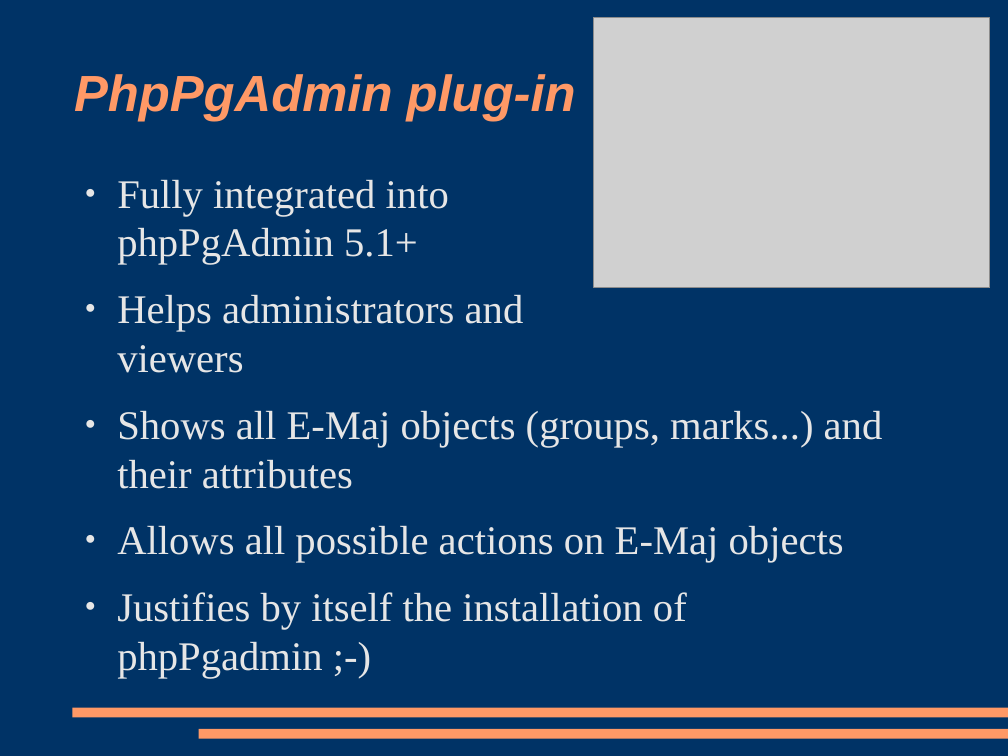
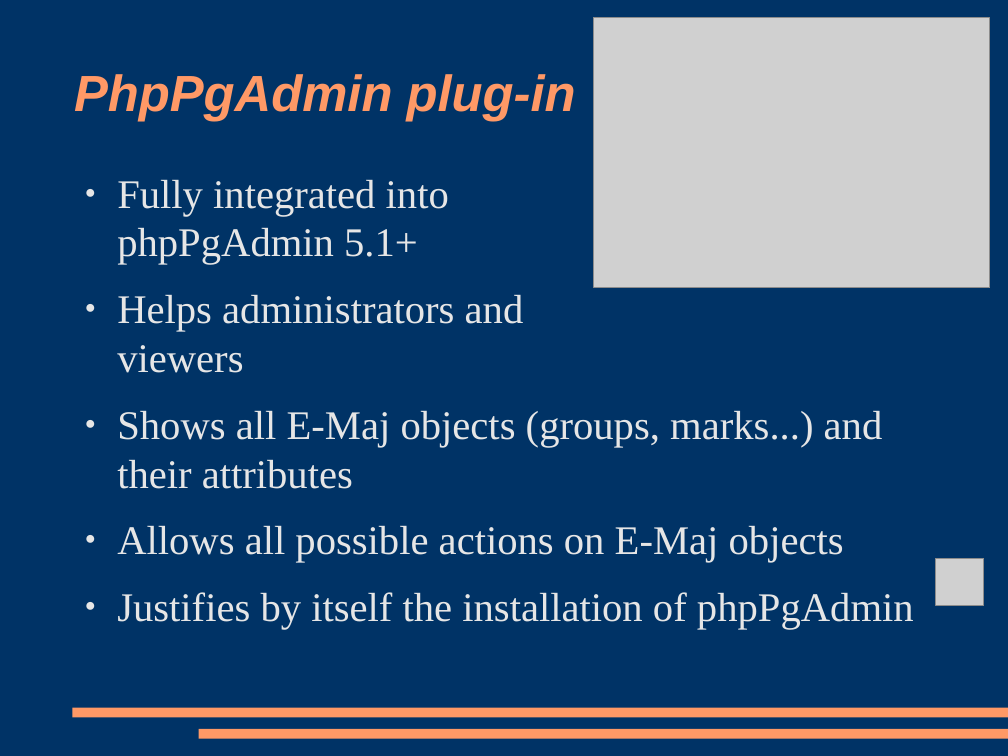
Before and after one commit to beaud76/emaj_doc, a slide deck: slide 32 of Emaj_pres_en.odp. Drawn at 1008x756 pixels with LibreOffice and Linux fonts; fonts in the diff are those of the drawing; grey boxes stand for pictures. Boxes give left, top, right and bottom in pixels: in the first picture for what was removed or moved away, otherwise in the second. Text is boxed around its words. In the diff, an @@ line names an element or a change of style, - is before the commit and + after.

```diff
--- a/Emaj_pres_en.odp
+++ b/Emaj_pres_en.odp
@@ picture added at [937,558,984,606] @@
@@ text at [117,592,914,629]: text changed @@
-● Justifies by itself the installation of phpPgadmin ;-)
+● Justifies by itself the installation of phpPgAdmin
```
Also in this commit, not shown: 9 other slides changed, 3 other files.
